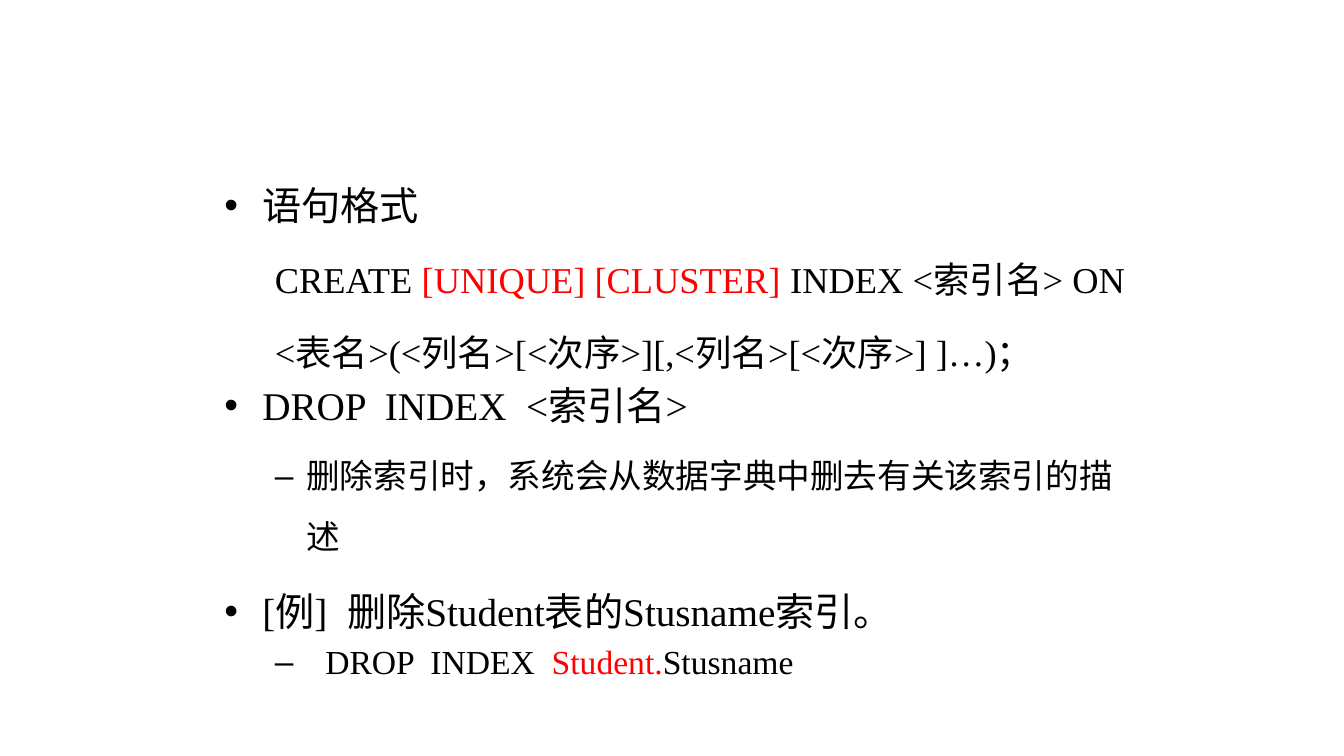
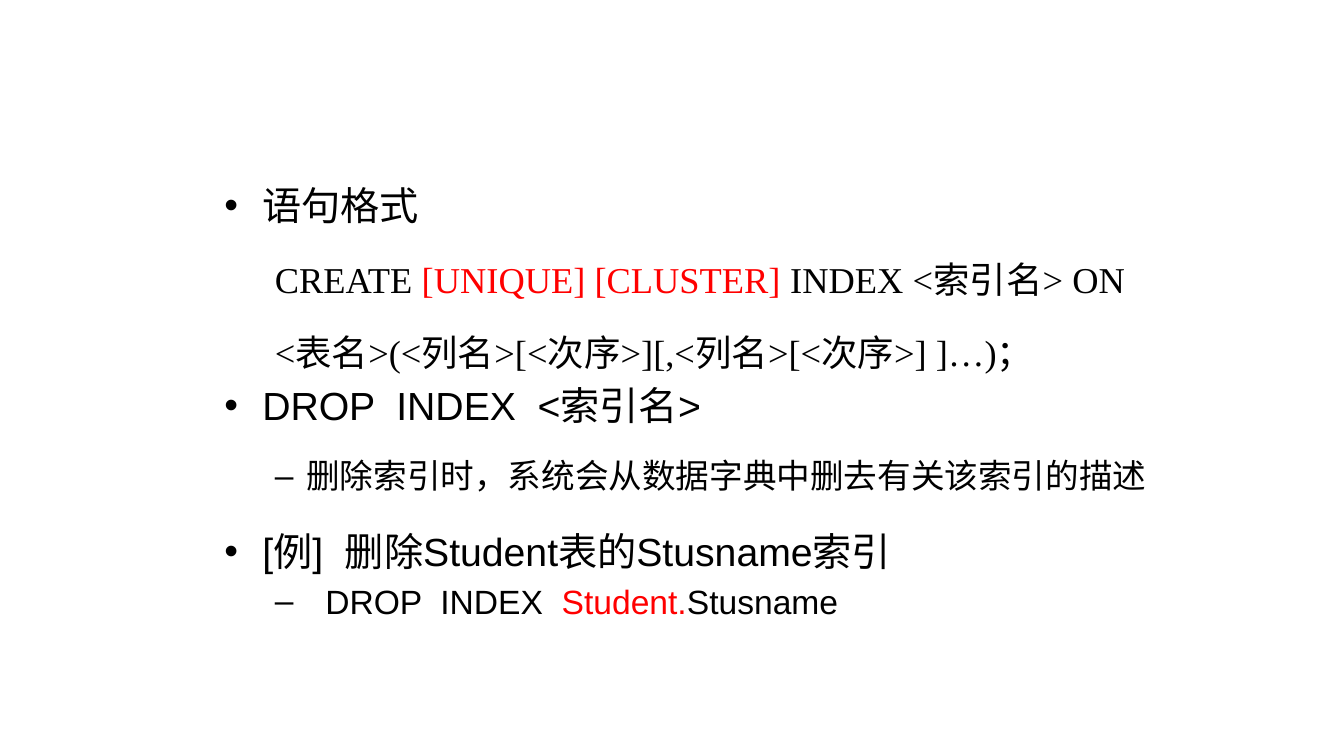
Before and after one commit to edu2act/course-computerIntroduction, a slide deck: slide 31 of materials/slides/ch07.pptx. Drawn at 1344x756 pixels with LibreOffice and Linux fonts; fonts in the diff are those of the drawing; background and template pictures are left out. Boxes give left, top, right and bottom in pixels: in the first picture for what was removed or moved away, otherwise in the second. Text is boxed around its words. In the diff, an @@ line names an element or a change of style, - is before the commit and + after.

```diff
--- a/materials/slides/ch07.pptx
+++ b/materials/slides/ch07.pptx
@@ text at [262, 187, 1146, 615]: font Times New Roman to Arial in "语句格式", "DROP INDEX <索引名>", "删除索引时，系统会从数据字典中删去有关该索引的描述", "DROP INDEX Student.Stusname" @@
@@ text at [262, 533, 891, 574]: text changed; font Times New Roman to Arial @@
-• [例] 删除Student表的Stusname索引。
+• [例] 删除Student表的Stusname索引
```
Also in this commit, not shown: 35 other slides changed, 1 other file.
